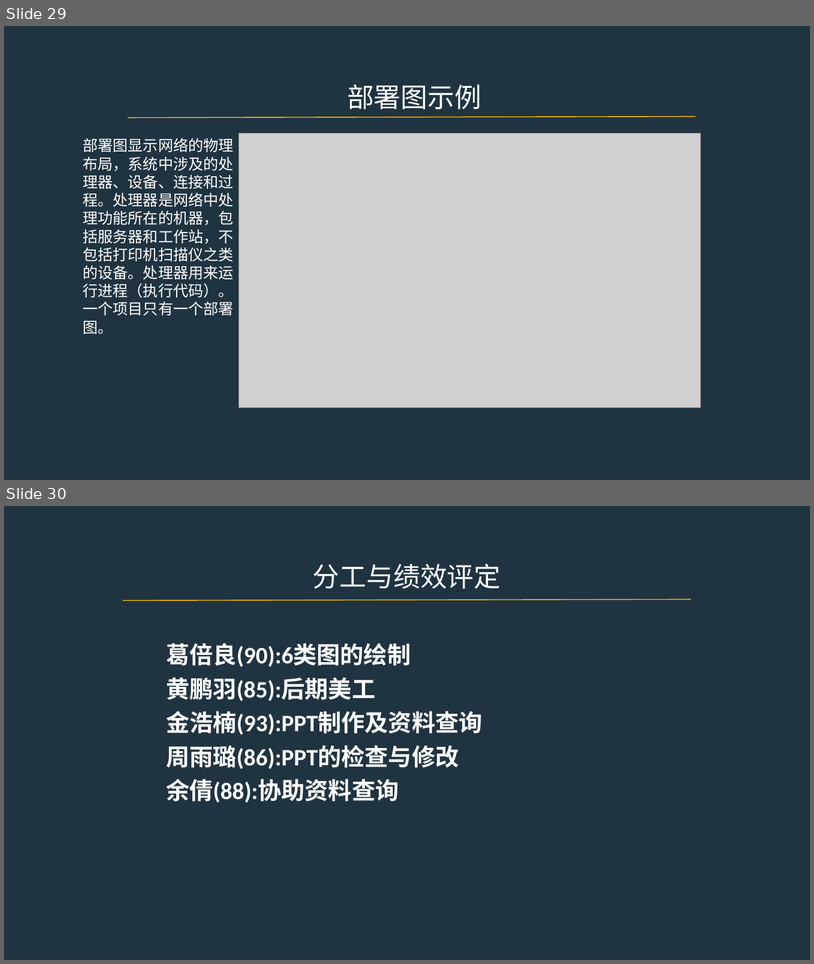
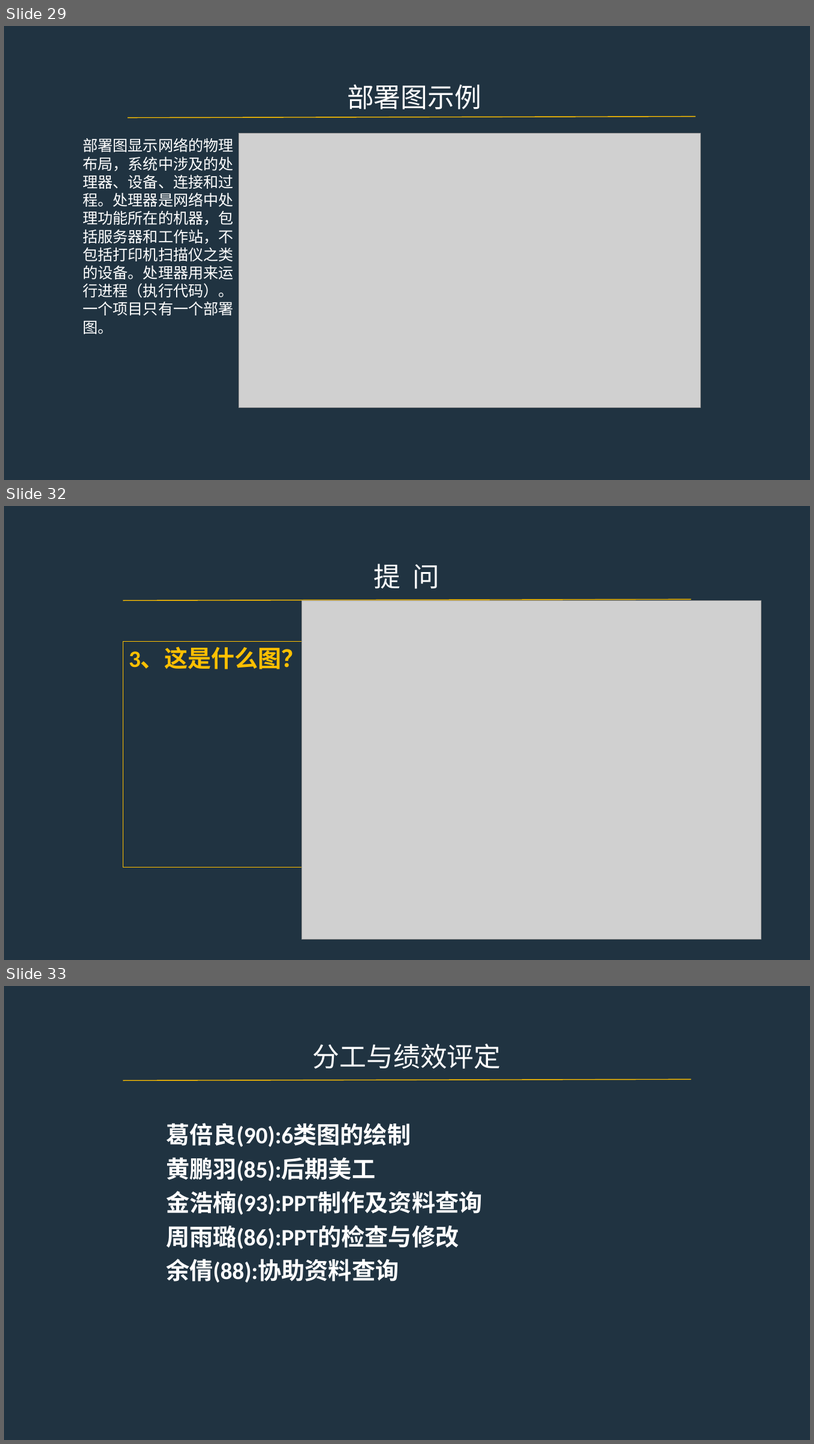
Before and after one commit to PRD2017-G07/G07-teamwork, a slide deck: 0PPT/UML图.pptx. Shown one above the other, each under a label of ours: slides 29 and 30 before the commit, slides 29, 32 and 33 after it; the slides between them are not shown. The pictures are 814x964 and 814x1444 pixels, drawn with LibreOffice and Linux fonts; fonts in the diff are those of the drawing; grey boxes stand for pictures. Boxes give left, top, right and bottom in pixels: in the first picture for what was removed or moved away, otherwise in the second. Text is boxed around its words. In the diff, an @@ line names an element or a change of style, - is before the commit and + after.

```diff
--- a/0PPT/UML图.pptx
+++ b/0PPT/UML图.pptx
@@ slide 32 added at [4,506,810,960], background #203341 @@
@@ text added at [374,564,440,589], 32 pt, text #FFFFFF @@
+提 问
@@ line added from (123, 600) to (691, 599), #FFC000 1 pt @@
@@ picture added at [302,600,761,939] @@
@@ rectangle added at [123,641,692,867], outline #FFC000 1 pt, 28 pt, text #FFC000, bold @@
+3、这是什么图？
@@ what was slide 30 is now slide 33 @@
```
Also in this commit, not shown: 2 other slides added.
